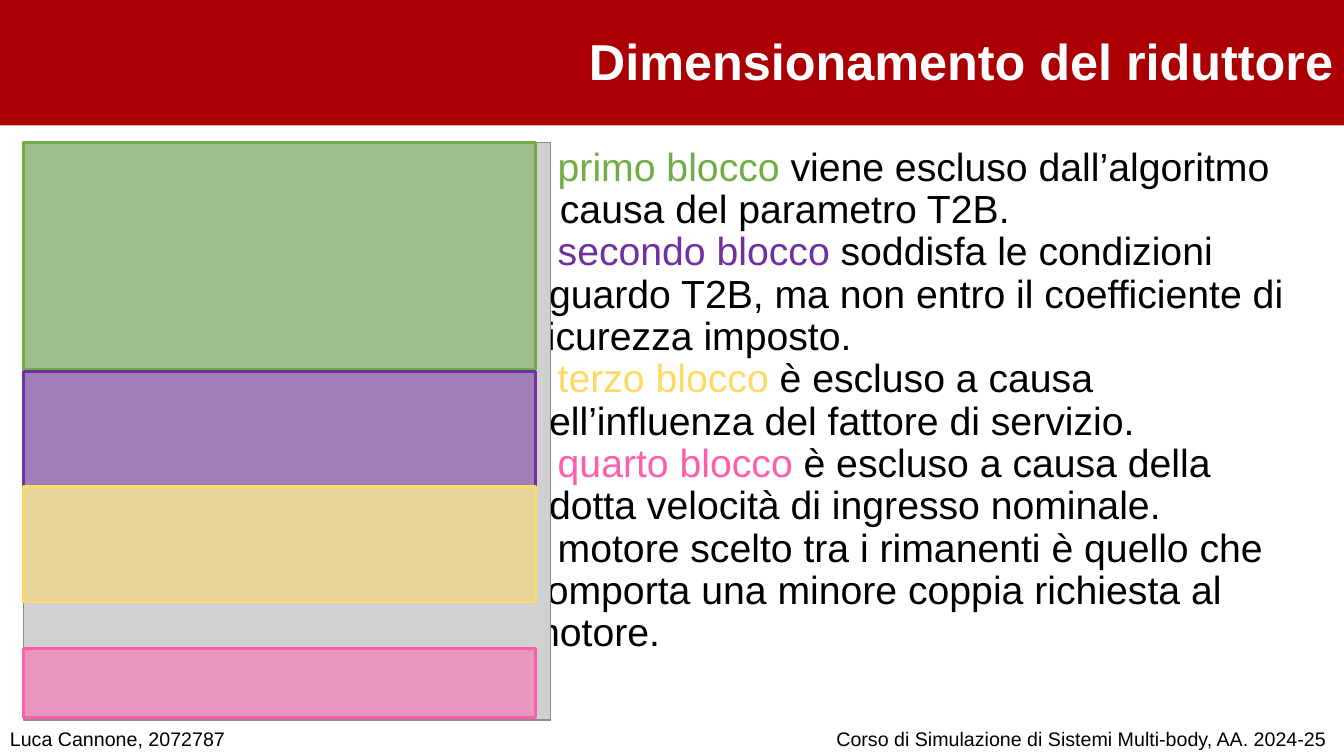
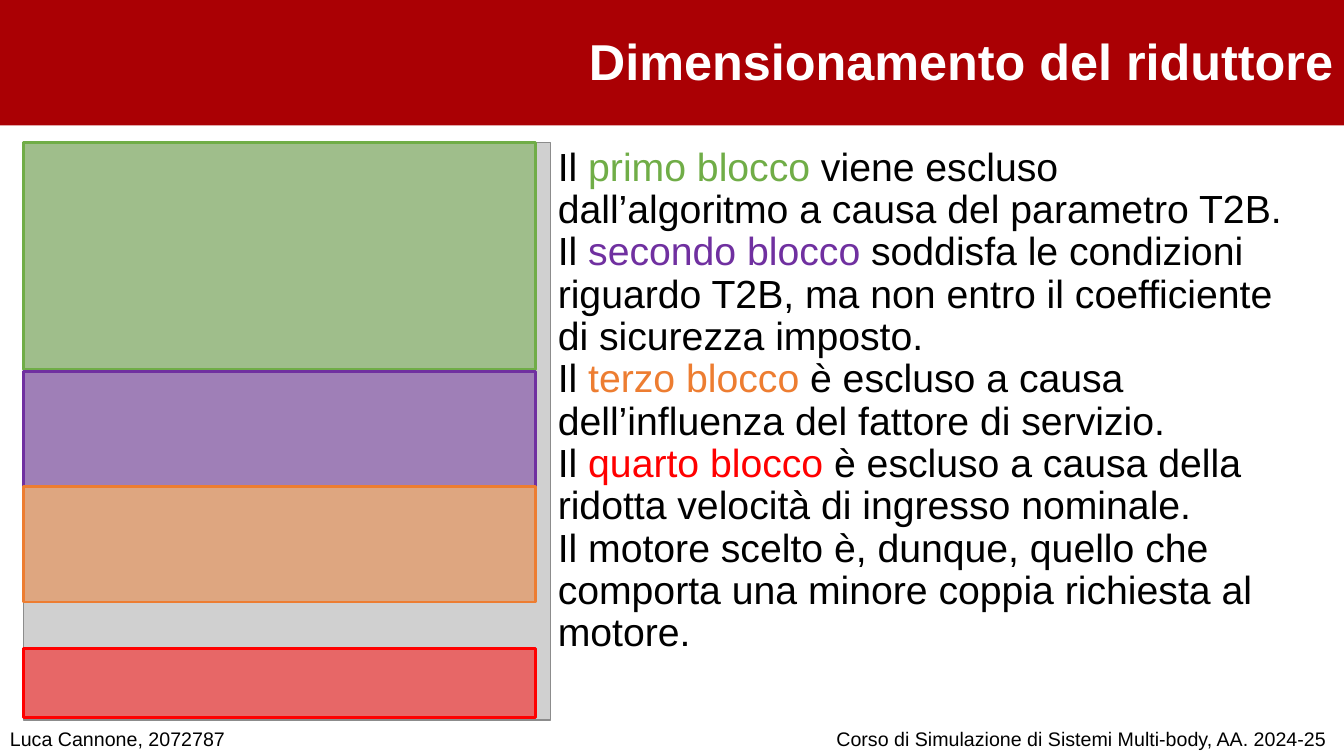
Before and after one commit to cannoneluca/Progetto_Simulazione_MultiBody, a slide deck: slide 20 of Presentazione .pptx. Drawn at 1344x756 pixels with LibreOffice and Linux fonts; fonts in the diff are those of the drawing; grey boxes stand for pictures; background and template pictures are left out. Boxes give left, top, right and bottom in pixels: in the first picture for what was removed or moved away, otherwise in the second. Text is boxed around its words. In the diff, an @@ line names an element or a change of style, - is before the commit and + after.

```diff
--- a/Presentazione .pptx
+++ b/Presentazione .pptx
@@ text "Il primo blocco viene escluso ...": place and size @@
-text "Il primo blocco viene escluso ..." at [527,150,1284,654]
+text "Il primo blocco viene escluso ..." at [558,152,1282,647]
@@ text at [558,363,1241,527]: text colour #FFD966 to #ED7D31 in "terzo blocco"; text colour #FF5DAE to #FF0000 in "quarto blocco" @@
@@ rectangle at [24,487,535,602]: fill #FFD966 at 50% opacity to #ED7D31 at 50% opacity; outline #FFD966 2 pt to #ED7D31 2 pt @@
@@ text at [558,533,1253,647]: text changed @@
-Il motore scelto tra i rimanenti è quello che comporta una minore coppia richiesta al motore.
+Il motore scelto è, dunque, quello che comporta una minore coppia richiesta al motore.
@@ rectangle at [24,649,535,718]: fill #FF5DAE at 50% opacity to #FF0000 at 50% opacity; outline #FF5DAE 2 pt to #FF0000 2 pt @@
```
Also in this commit, not shown: 18 other slides changed, 1 slide added, 1 slide removed.
